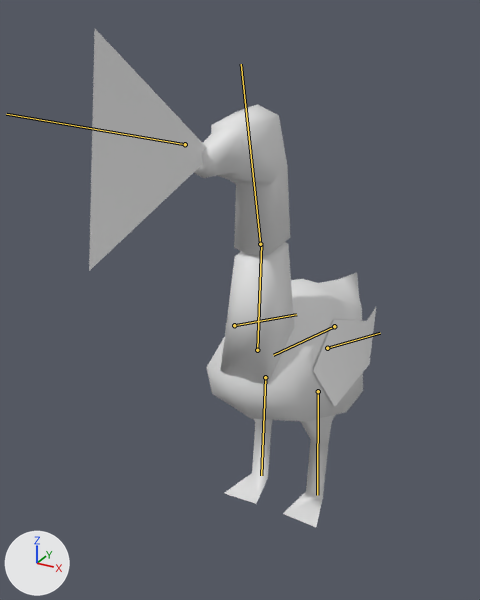
One commit to the glTF model project/assets/goose.gltf: the scene before it, then after it.
Camera for both pictures: a 50 mm camera at (1.37, -3.16, 2.75) aimed at (-0.15, -0.4, 1.37). Arrows for +X, +Y and +Z are at lower left; the lights stay in place. Both versions are drawn at frame 1 of the action 'G-Pose'; the numbers are the values there. The bones that bend it are drawn over the model as lines.
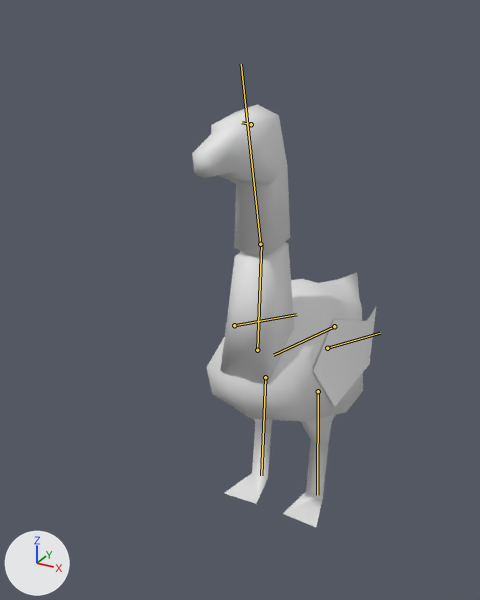
Boxes (x1, y1, x2, y2) around the edits, measured in the pictures (480 x 600 px):
'Mesh', posed (36% narrower, 15% shorter)
    before: (89, 29, 376, 527)
    after: (192, 104, 376, 527)
bone 'Sound', root to tip
    before: (185, 144) to (6, 114)
    after: (251, 124) to (242, 122)

The edits, one by one:
Bone 'Sound' (bone_sound) moves from (0.0, 0.0, 0.0) to (0.0, -0.5, -0.128).
Bone 'Sound' (bone_sound) is rescaled from (1.0, 1.0, 1.0) to (0.1, 0.1, 0.1).
